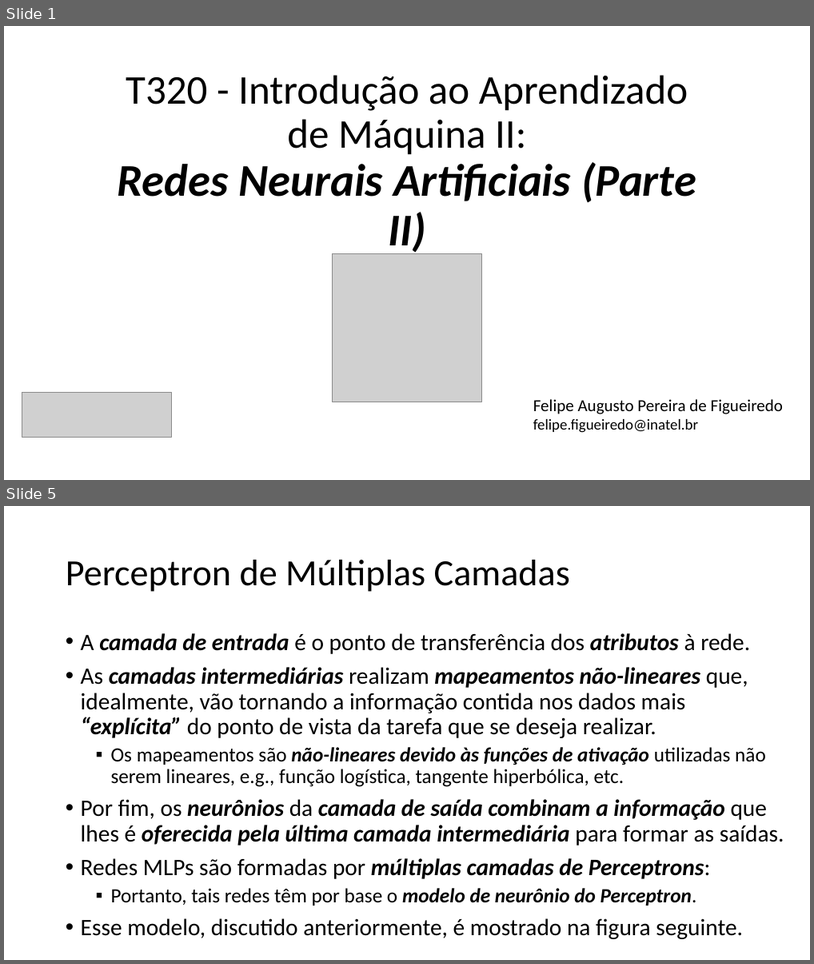
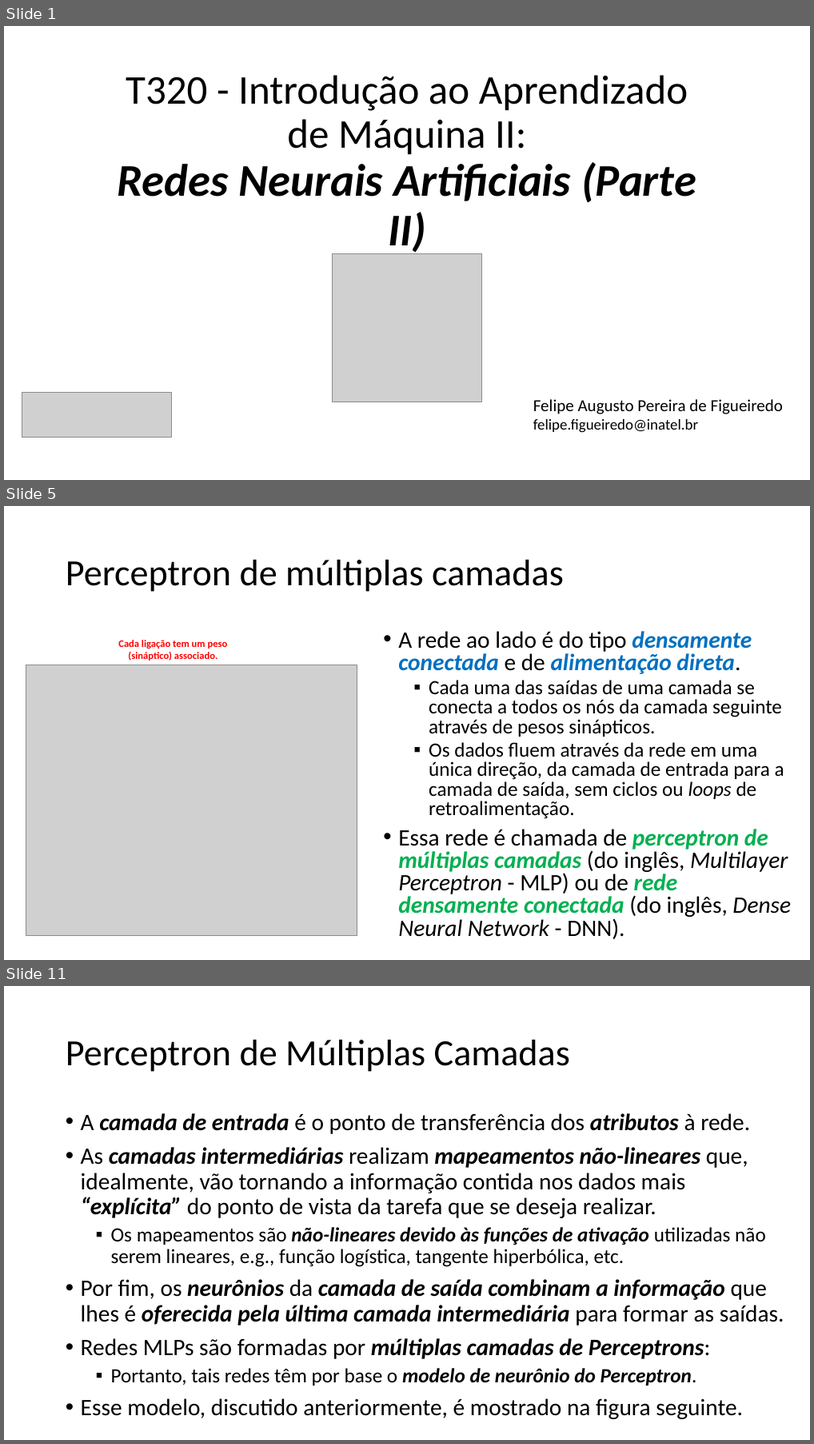
Before and after one commit to zz4fap/t320_aprendizado_de_maquina, a slide deck: slides/T320_Redes_Neurais_Artificiais (Parte II).pptx. Shown one above the other, each under a label of ours: slides 1 and 5 before the commit, slides 1, 5 and 11 after it; the slides between them are not shown. The pictures are 814x964 and 814x1444 pixels, drawn with LibreOffice and Linux fonts; fonts in the diff are those of the drawing; grey boxes stand for pictures. Boxes give left, top, right and bottom in pixels: in the first picture for what was removed or moved away, otherwise in the second. Text is boxed around its words. In the diff, an @@ line names an element or a change of style, - is before the commit and + after.

```diff
--- a/slides/T320_Redes_Neurais_Artificiais (Parte II).pptx
+++ b/slides/T320_Redes_Neurais_Artificiais (Parte II).pptx
@@ slide 5 added at [4,506,810,960], background #FFFFFF @@
@@ title added at [66,560,564,592], 44 pt, text #000000 @@
+Perceptron de múltiplas camadas
@@ text added at [118,640,228,660], 12 pt, text #FF0000, bold @@
+Cada ligação tem um peso (sináptico) associado.
@@ text added at [398,631,791,939], 24 pt, text #000000 @@
+• A rede ao lado é do tipo densamente conectada e de alimentação direta.
+  ▪ Cada uma das saídas de uma camada se conecta a todos os nós da camada seguinte através de pesos sinápticos.
+  ▪ Os dados fluem através da rede em uma única direção, da camada de entrada para a camada de saída, sem ciclos ou loops de retroalimentação.
+• Essa rede é chamada de perceptron de múltiplas camadas (do inglês, Multilayer Perceptron - MLP) ou de rede densamente conectada (do inglês, Dense Neural Network - DNN).
@@ picture added at [26,664,357,936] @@
@@ what was slide 5 is now slide 11 @@
```
Also in this commit, not shown: 2 slides changed, 6 other slides added, 1 slide removed.
